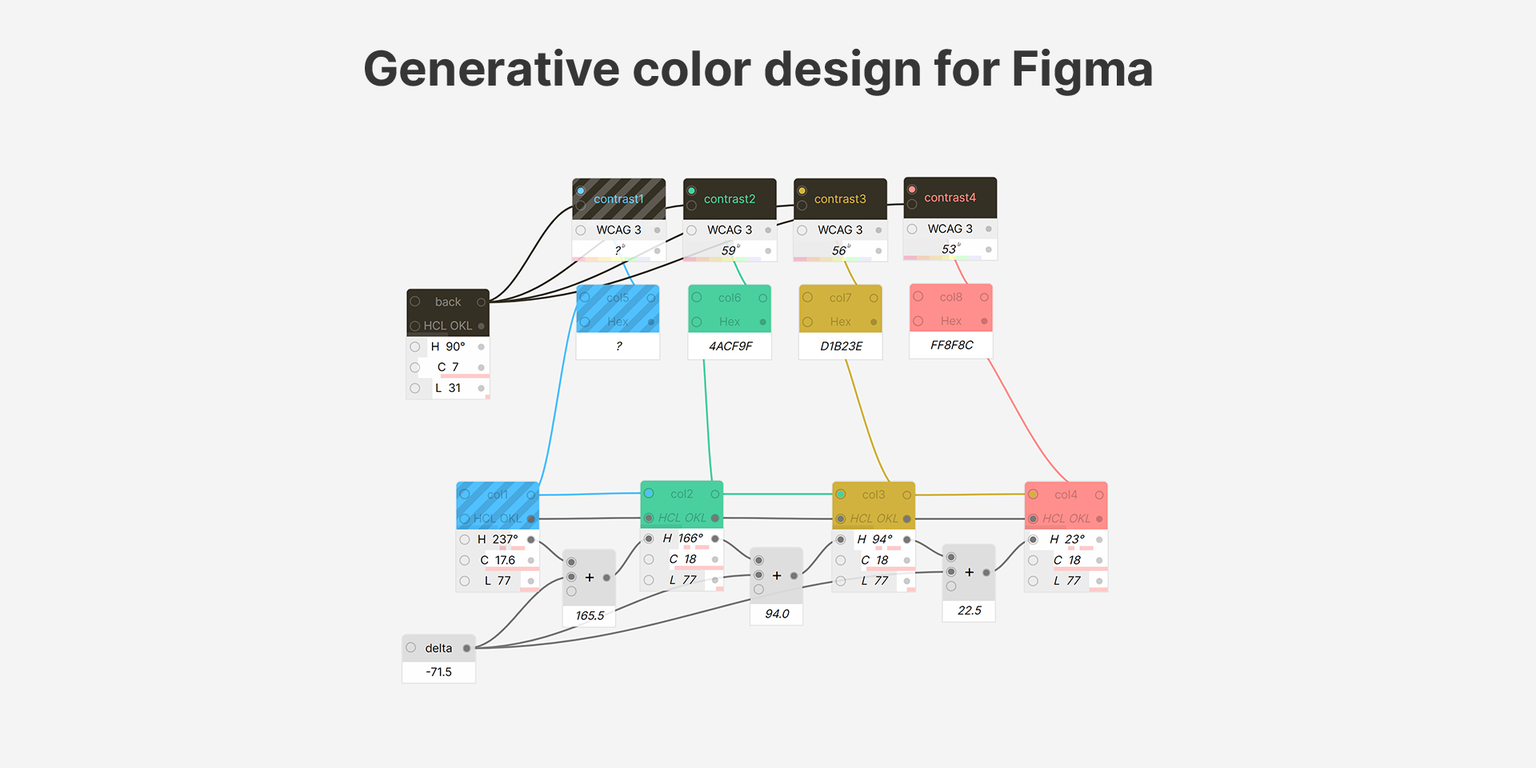
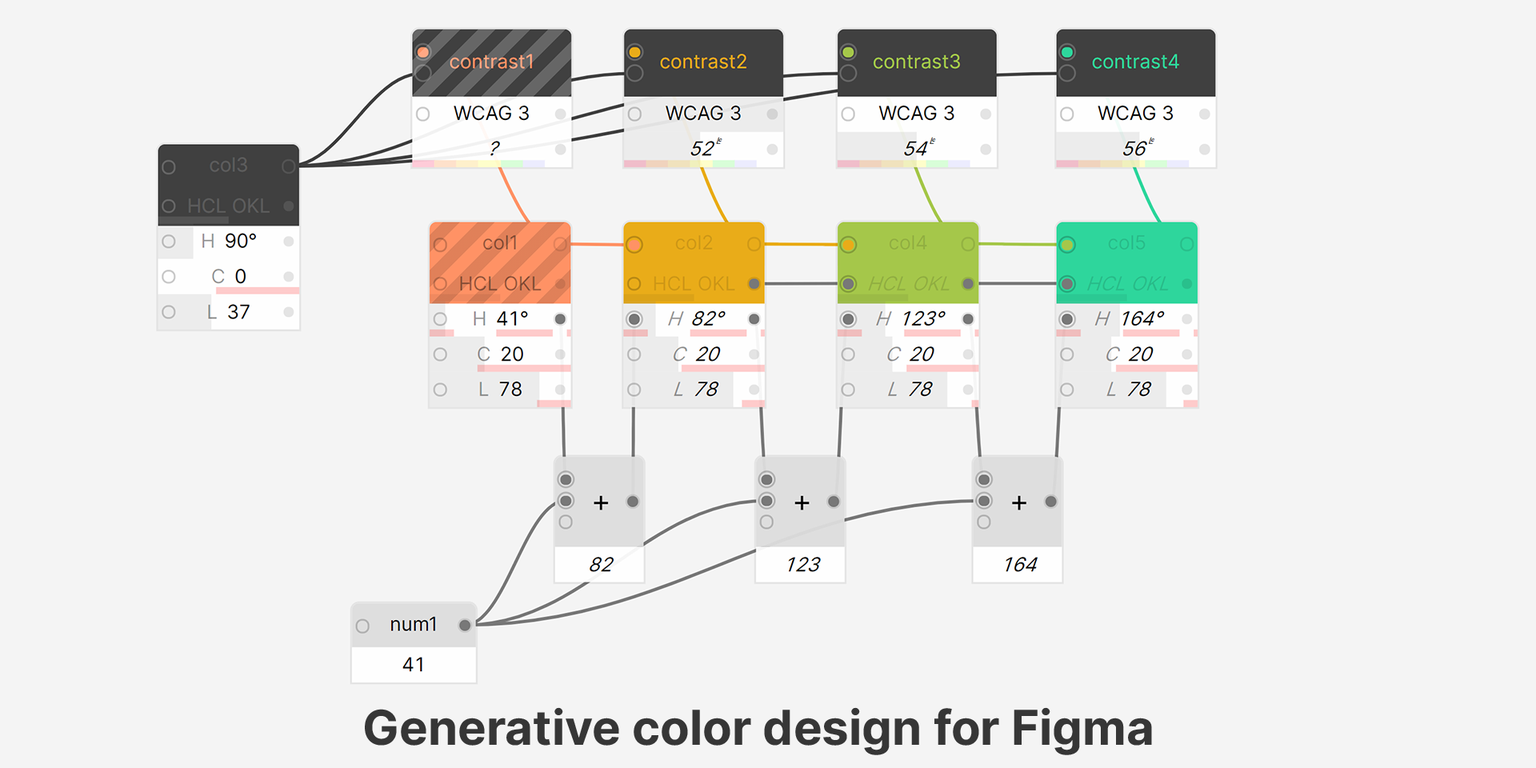
Layered file, before and after one edit (1536x768). Changes by layer:
painted on "Generative color design for Figma" over [364, 47, 1152, 756]
added layer "Layer 6" above "Layer 5" over [155, 27, 1218, 722]
hid "Layer 4" over [377, 139, 1131, 685]
